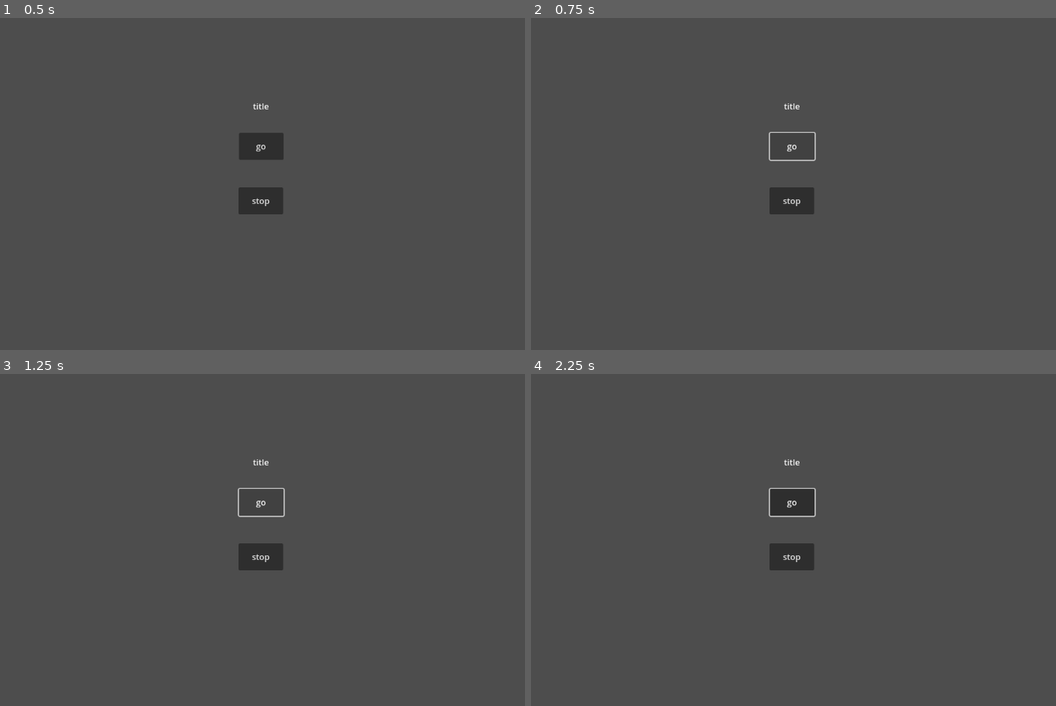
Above: before the commit, frames 1-4 (two rows, left to right).
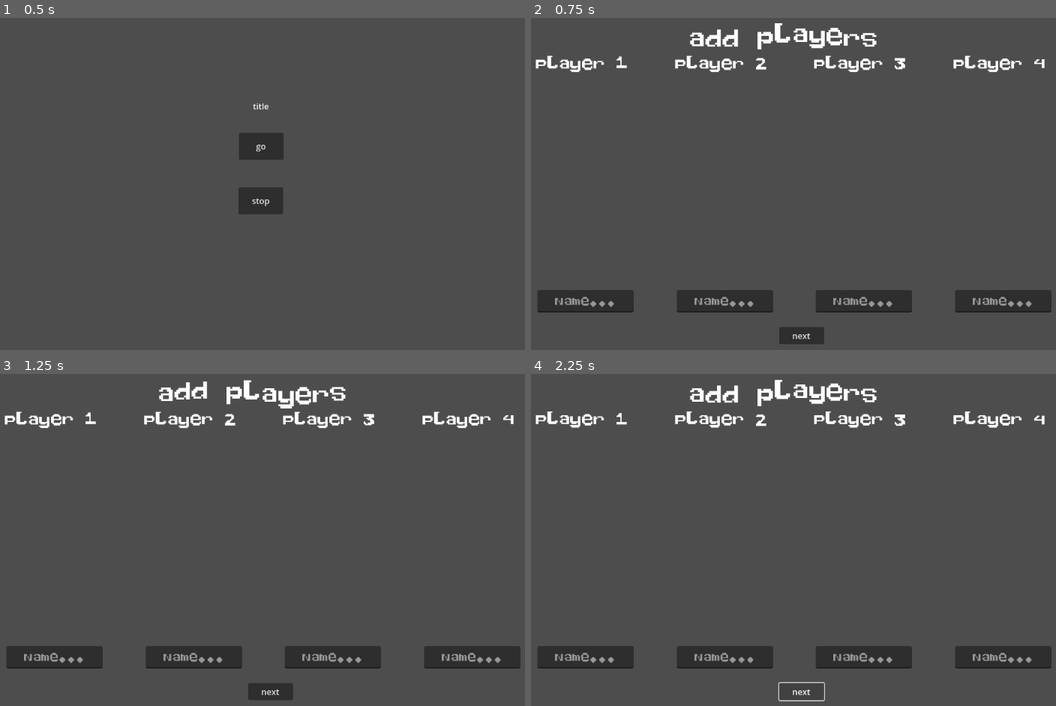
Above: after the commit, the same moments.

Repository: soko7awen/GGJ24
Game: Godot game, scene res://scenes/main.tscn
Two runs of this game, one before a commit and one after it. Both use one fixed random seed, a clock stepped at 60 frames per second and the inputs below.
Inputs (mouse positions are in pixels of both pictures, inside the frame that each line leads up to):
- Up to frame 1 (0.5 s): no input
- Up to frame 2 (0.75 s): click "go" at 0.5 s
- Up to frame 3 (1.25 s): no input
- Up to frame 4 (2.25 s): click (793, 503) at 1.25 s, where only the run before the commit has a clickable "go"; click (804, 692) at 2 s, where only the run after the commit has a clickable "next"

Frame 1 is identical in both runs. In frame 2, 8.1% of the frame differs, in the area x 0-100%, y 1-99%; in frame 3, 8.1%; in frame 4, 8.4%.
Error after the commit: Invalid access to property or key 'text' on a base object of type 'null instance'. (res://scripts/playerselect.gd:11)

Commit message:
can i put my ba

Diff:
--- /dev/null
+++ b/assets/base_theme.tres
@@ -0,0 +1,7 @@
+[gd_resource type="Theme" load_steps=2 format=3 uid="uid://b5i2s2wgetsyw"]
+
+[ext_resource type="FontFile" uid="uid://cdykek1vpysry" path="res://assets/fonts/SummerPixelWide22Regular-4BoW4.ttf" id="1_7aubq"]
+
+[resource]
+default_font = ExtResource("1_7aubq")
+default_font_size = 32
--- a/scenes/playerselect.tscn
+++ b/scenes/playerselect.tscn
@@ -1,9 +1,14 @@
-[gd_scene load_steps=2 format=3 uid="uid://7jftddgwah53"]
+[gd_scene load_steps=3 format=3 uid="uid://7jftddgwah53"]
 
-[ext_resource type="Script" path="res://scenes/playerselect.gd" id="1_uymep"]
+[ext_resource type="Script" path="res://scripts/playerselect.gd" id="1_uymep"]
+[ext_resource type="Theme" uid="uid://b5i2s2wgetsyw" path="res://assets/base_theme.tres" id="2_oau2t"]
 
 [node name="Playerselect" type="Node2D"]
 script = ExtResource("1_uymep")
+
+[node name="Camera2D" type="Camera2D" parent="."]
+limit_left = 0
+limit_top = 0
 
 [node name="UI" type="Control" parent="."]
 layout_mode = 3
@@ -11,27 +16,147 @@
 offset_right = 40.0
 offset_bottom = 40.0
 
-[node name="PlayerText" type="RichTextLabel" parent="UI"]
+[node name="addText2" type="RichTextLabel" parent="UI"]
+offset_left = 1259.0
+offset_top = -30.0
+offset_right = 1537.0
+offset_bottom = 117.0
+theme = ExtResource("2_oau2t")
+theme_override_font_sizes/normal_font_size = 48
+bbcode_enabled = true
+text = "
+[wave amp=50.0 freq=4.0 connected=1]optional[/wave]"
+fit_content = true
+
+[node name="addText" type="RichTextLabel" parent="UI"]
 layout_mode = 0
-offset_left = 464.0
-offset_top = 227.0
-offset_right = 686.0
-offset_bottom = 267.0
-text = "Input Player 1 Name"
+offset_left = 360.0
+offset_top = -29.0
+offset_right = 746.0
+offset_bottom = 118.0
+theme = ExtResource("2_oau2t")
+theme_override_font_sizes/normal_font_size = 48
+bbcode_enabled = true
+text = "
+[wave amp=50.0 freq=4.0 connected=1]add players[/wave]"
+fit_content = true
 
-[node name="PlayerInput" type="LineEdit" parent="UI"]
+[node name="Player1" type="Control" parent="UI"]
+anchors_preset = 0
+offset_left = 20.0
+offset_right = 60.0
+offset_bottom = 40.0
+
+[node name="PlayerText" type="RichTextLabel" parent="UI/Player1"]
 layout_mode = 0
-offset_left = 456.0
-offset_top = 265.0
-offset_right = 641.0
-offset_bottom = 308.0
+offset_left = 47.0
+offset_top = 78.0
+offset_right = 233.0
+offset_bottom = 118.0
+theme = ExtResource("2_oau2t")
+bbcode_enabled = true
+text = "[wave amp=5.0 freq=2.0 connected=1]Player 1[/wave]"
+
+[node name="PlayerInput" type="LineEdit" parent="UI/Player1"]
+layout_mode = 0
+offset_left = 50.0
+offset_top = 530.0
+offset_right = 235.0
+offset_bottom = 573.0
+theme = ExtResource("2_oau2t")
+theme_override_font_sizes/font_size = 24
 placeholder_text = "Name..."
+alignment = 1
+
+[node name="Player2" type="Control" parent="UI"]
+layout_mode = 3
+anchors_preset = 0
+offset_left = 288.0
+offset_right = 328.0
+offset_bottom = 40.0
+
+[node name="PlayerText" type="RichTextLabel" parent="UI/Player2"]
+layout_mode = 0
+offset_left = 47.0
+offset_top = 78.0
+offset_right = 233.0
+offset_bottom = 118.0
+theme = ExtResource("2_oau2t")
+bbcode_enabled = true
+text = "[wave amp=5.0 freq=2.0 connected=1]Player 2[/wave]"
+
+[node name="PlayerInput" type="LineEdit" parent="UI/Player2"]
+layout_mode = 0
+offset_left = 50.0
+offset_top = 530.0
+offset_right = 235.0
+offset_bottom = 573.0
+theme = ExtResource("2_oau2t")
+theme_override_font_sizes/font_size = 24
+placeholder_text = "Name..."
+alignment = 1
+
+[node name="Player3" type="Control" parent="UI"]
+layout_mode = 3
+anchors_preset = 0
+offset_left = 555.0
+offset_right = 595.0
+offset_bottom = 40.0
+
+[node name="PlayerText" type="RichTextLabel" parent="UI/Player3"]
+layout_mode = 0
+offset_left = 47.0
+offset_top = 78.0
+offset_right = 233.0
+offset_bottom = 118.0
+theme = ExtResource("2_oau2t")
+bbcode_enabled = true
+text = "[wave amp=5.0 freq=2.0 connected=1]Player 3[/wave]"
+
+[node name="PlayerInput" type="LineEdit" parent="UI/Player3"]
+layout_mode = 0
+offset_left = 50.0
+offset_top = 530.0
+offset_right = 235.0
+offset_bottom = 573.0
+theme = ExtResource("2_oau2t")
+theme_override_font_sizes/font_size = 24
+placeholder_text = "Name..."
+alignment = 1
+
+[node name="Player4" type="Control" parent="UI"]
+layout_mode = 3
+anchors_preset = 0
+offset_left = 823.0
+offset_right = 863.0
+offset_bottom = 40.0
+
+[node name="PlayerText" type="RichTextLabel" parent="UI/Player4"]
+layout_mode = 0
+offset_left = 47.0
+offset_top = 78.0
+offset_right = 233.0
+offset_bottom = 118.0
+theme = ExtResource("2_oau2t")
+bbcode_enabled = true
+text = "[wave amp=5.0 freq=2.0 connected=1]Player 4[/wave]"
+
+[node name="PlayerInput" type="LineEdit" parent="UI/Player4"]
+layout_mode = 0
+offset_left = 50.0
+offset_top = 530.0
+offset_right = 235.0
+offset_bottom = 573.0
+theme = ExtResource("2_oau2t")
+theme_override_font_sizes/font_size = 24
+placeholder_text = "Name..."
+alignment = 1
 
 [node name="nextButton" type="Button" parent="."]
-offset_left = 507.0
-offset_top = 357.0
-offset_right = 593.0
-offset_bottom = 390.0
+offset_left = 535.0
+offset_top = 601.0
+offset_right = 621.0
+offset_bottom = 634.0
 text = "next"
 
 [connection signal="pressed" from="nextButton" to="." method="_on_next_button_pressed"]
--- a/scripts/SceneLoader.gd
+++ b/scripts/SceneLoader.gd
@@ -1,5 +1,7 @@
 extends Node2D
 var players = []
 
-func _process(delta):
-	pass
+func loadScene(scene_path):
+	var newScene = load(scene_path).instantiate()
+	get_child(0).queue_free()
+	add_child(newScene)
--- a/scenes/playerselect.gd
+++ b/scripts/playerselect.gd
@@ -1,5 +1,5 @@
 extends Node2D
-var gameController = get_tree().root.get_node("main")
+@onready var gameController = get_tree().root.get_node("main")
 @onready var input = get_tree().root.get_node("main/Playerselect/UI/PlayerInput")
 @onready var text = get_tree().root.get_node("main/Playerselect/UI/PlayerText")
 var player = 1
@@ -12,6 +12,6 @@
 		gameController.players.append(input.text)
 		input.text = ""
 		player += 1
-		text.text = "Input Player " + player + " Name"
+		text.text = "Input Player " + str(player) + " Name"
 	else:
 		pass #handle no input
--- a/scripts/title.gd
+++ b/scripts/title.gd
@@ -1,8 +1,8 @@
 extends Node
-var toScene = "game"
+var toScene = "res://scenes/playerselect.tscn"
 
 func _on_start_button_pressed():
-	pass # call the fuckin scene loader to Load the Scene
+	$"..".loadScene(toScene)
 
 func _on_quit_button_pressed():
 	get_tree().quit()
Binary file added: assets/fonts/SummerPixelWide22Regular-4BoW4.ttf
Not shown, added: assets/fonts/SummerPixelWide22Regular-4BoW4.ttf.import
